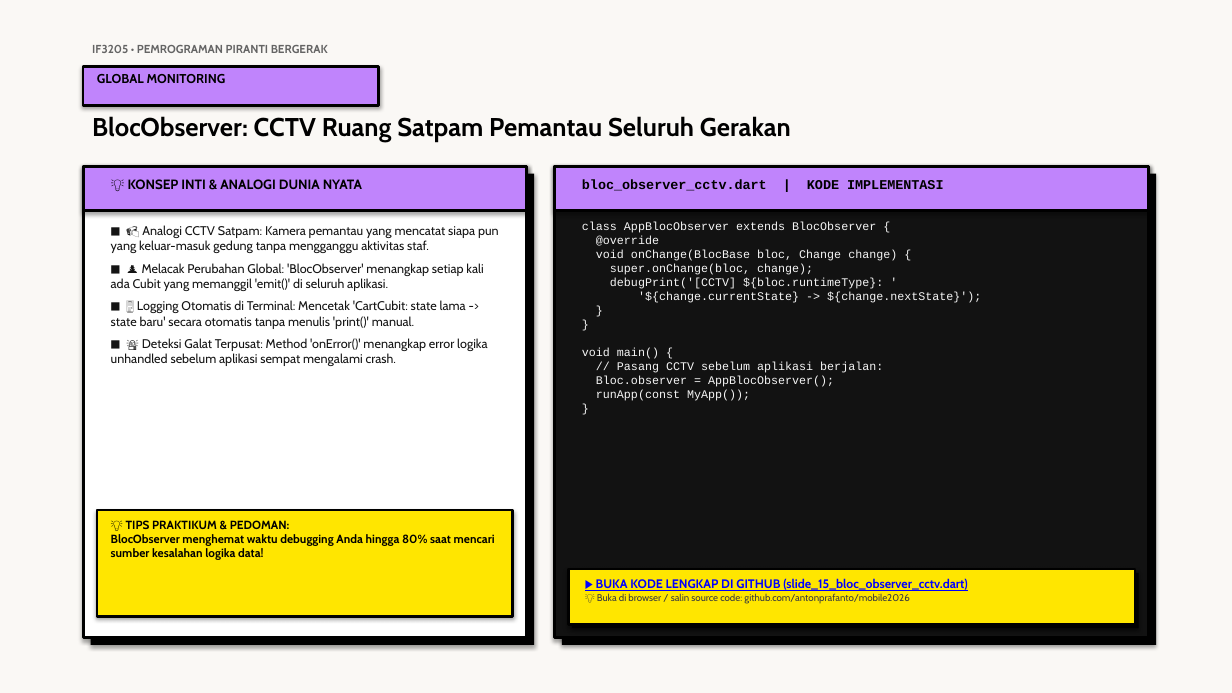
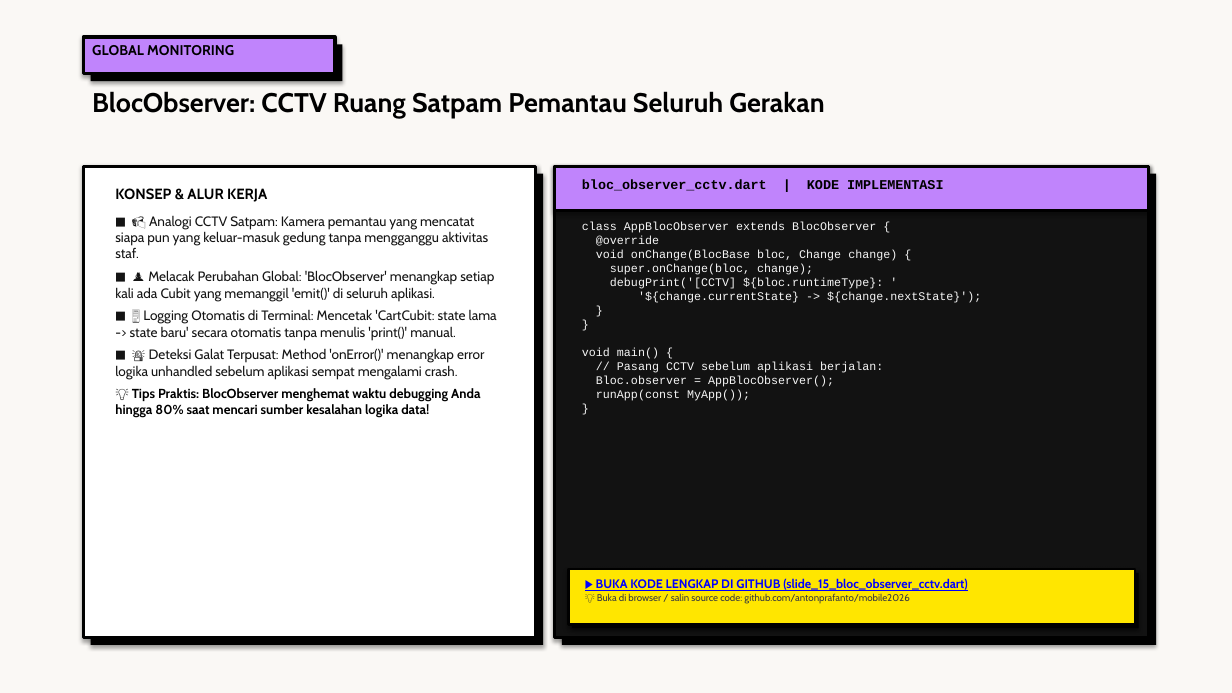
Before and after one commit to antonprafanto/mobile2026, a slide deck: slide 15 of 03_slide_presentasi/PERTEMUAN_06_State_Management_Cubit_dan_BLoC.pptx. Drawn at 1232x693 pixels with LibreOffice and Linux fonts; fonts in the diff are those of the drawing. Boxes give left, top, right and bottom in pixels: in the first picture for what was removed or moved away, otherwise in the second. Text is boxed around its words. In the diff, an @@ line names an element or a change of style, - is before the commit and + after.

Commit message:
style(presentation): standardisasi tipografi dan ukuran font seluruh slide P1-P3 dan P5-P7 sesuai standar emas PPT 4

```diff
--- a/03_slide_presentasi/PERTEMUAN_06_State_Management_Cubit_dan_BLoC.pptx
+++ b/03_slide_presentasi/PERTEMUAN_06_State_Management_Cubit_dan_BLoC.pptx
@@ text "GLOBAL MONITORING": place and size @@
-text "GLOBAL MONITORING" at (97,74,226,83)
+text "GLOBAL MONITORING" at (92,45,234,56)
@@ text "GLOBAL MONITORING" at (92,45,234,56): size 10 to 11 pt @@
@@ rectangle added at (83,37,335,74), fill #C084FC, outline #000000 2.5 pt @@
@@ rectangle: place and size @@
-rectangle at (83,67,379,105)
+rectangle at (91,44,343,81)
@@ rectangle at (91,44,343,81): fill #C084FC to #000000; outline #000000 2 pt to none @@
@@ text removed at (92,45,328,53) @@
-IF3205 • PEMROGRAMAN PIRANTI BERGERAK
@@ text "BlocObserver: CCTV Ruang Satpam Pemantau ...": place and size @@
-text "BlocObserver: CCTV Ruang Satpam Pemantau ..." at (92,116,791,142)
+text "BlocObserver: CCTV Ruang Satpam Pemantau ..." at (92,91,824,119)
@@ text "BlocObserver: CCTV Ruang Satpam Pemantau ..." at (92,91,824,119): size 20 to 21 pt @@
@@ rectangle: place and size @@
-rectangle at (83,166,527,638)
+rectangle at (83,166,536,638)
@@ rectangle removed at (83,166,527,211) @@
@@ rectangle: place and size @@
-rectangle at (91,174,534,645)
+rectangle at (91,174,543,645)
@@ text removed at (128,179,362,189) @@
-💡 KONSEP INTI & ANALOGI DUNIA NYATA
@@ text "KONSEP & ALUR KERJA": place and size @@
-text "KONSEP & ALUR KERJA" at (111,225,499,366)
+text "KONSEP & ALUR KERJA" at (115,188,497,417)
@@ text at (115,188,267,202): paragraph added @@
+KONSEP & ALUR KERJA
@@ text at (115,216,497,380): size 9.8 to 10.6 pt in "■ 📹 Analogi CCTV Satpam: Kamera pemantau ...", "■ 🕵️ Melacak Perubahan Global: 'BlocObserver' menangkap ...", "■ 🖥️ Logging Otomatis di Terminal: Mencetak ...", "■ 🚨 Deteksi Galat Terpusat: Method 'onError()' ..."; less space between paragraphs @@
@@ text at (115,388,480,417): paragraph added @@
+💡 Tips Praktis: BlocObserver menghemat waktu debugging Anda hingga 80% saat mencari sumber kesalahan logika data!
@@ rectangle removed at (97,510,513,616) @@
@@ text removed at (111,520,495,560) @@
-💡 TIPS PRAKTIKUM & PEDOMAN:
-BlocObserver menghemat waktu debugging Anda hingga 80% saat mencari sumber kesalahan logika data!
```
Also in this commit, not shown: 17 other slides changed, 11 other files.
